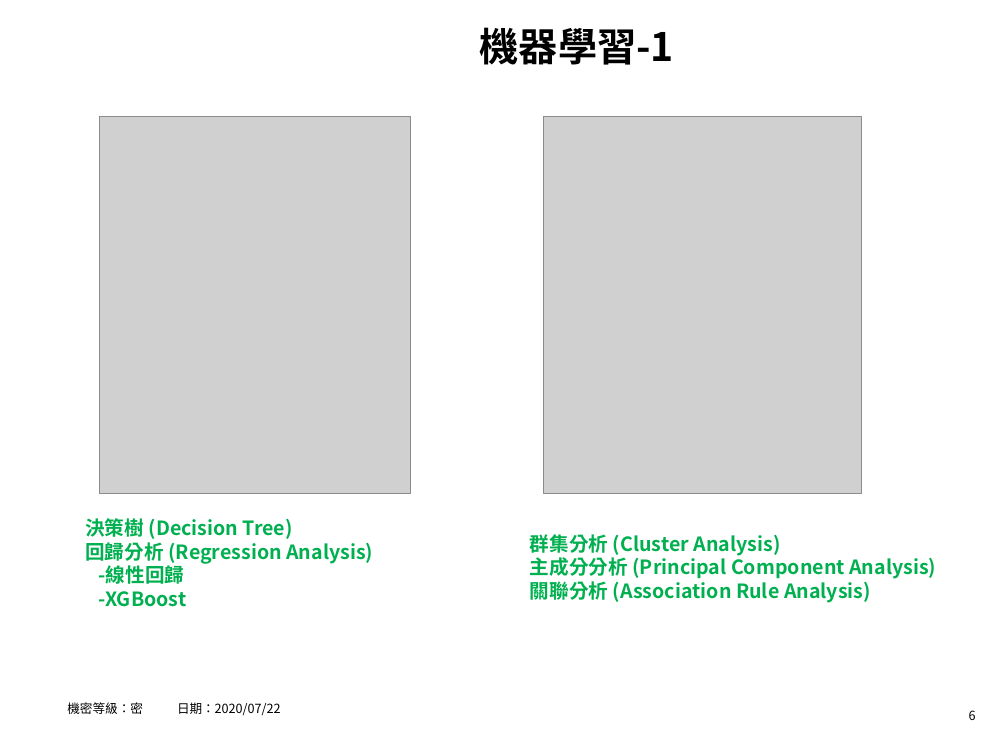
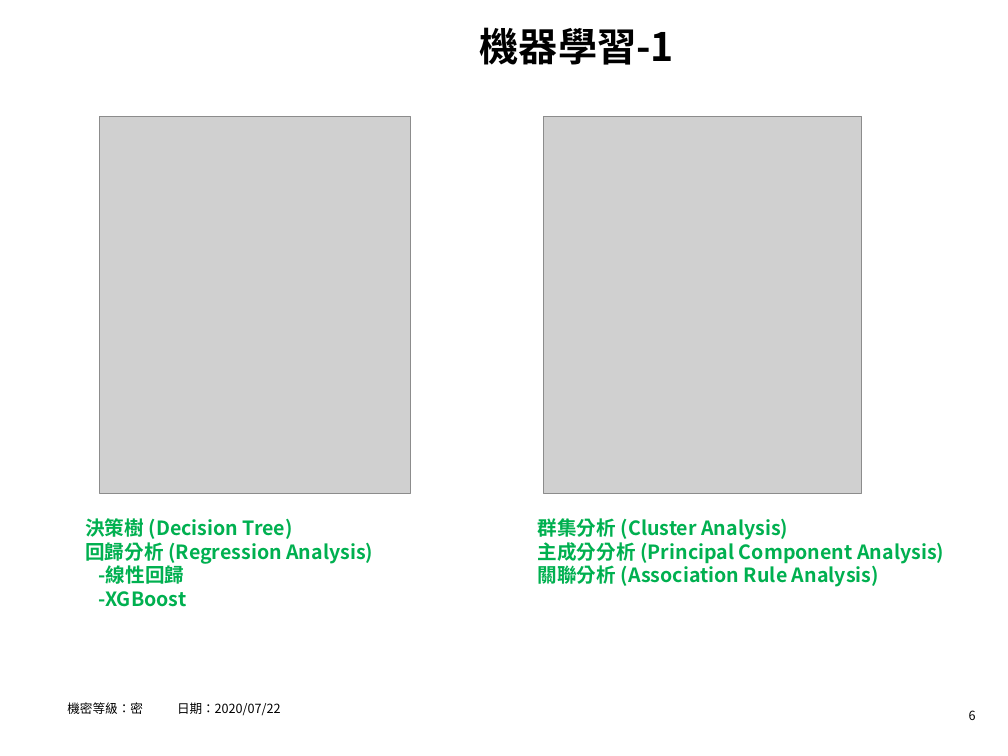
Before and after one commit to hrne/FINAL_REPORT, a slide deck: slide 6 of AI_Report/AI應用-不動產價格預測.pptx. Drawn at 1008x756 pixels with LibreOffice and Linux fonts; fonts in the diff are those of the drawing; grey boxes stand for pictures; background and template pictures are left out. Boxes give left, top, right and bottom in pixels: in the first picture for what was removed or moved away, otherwise in the second. Text is boxed around its words. In the diff, an @@ line names an element or a change of style, - is before the commit and + after.

```diff
--- a/AI_Report/AI應用-不動產價格預測.pptx
+++ b/AI_Report/AI應用-不動產價格預測.pptx
@@ text "群集分析 (Cluster Analysis)": place and size @@
-text "群集分析 (Cluster Analysis)" at [530, 534, 936, 603]
+text "群集分析 (Cluster Analysis)" at [538, 518, 944, 587]
```
Also in this commit, not shown: 8 other slides changed.
